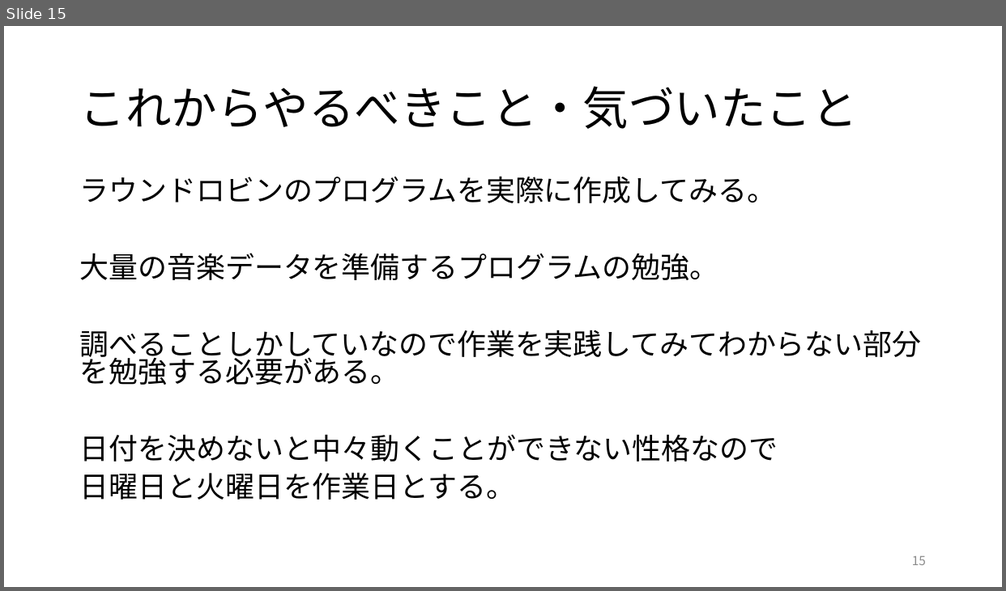
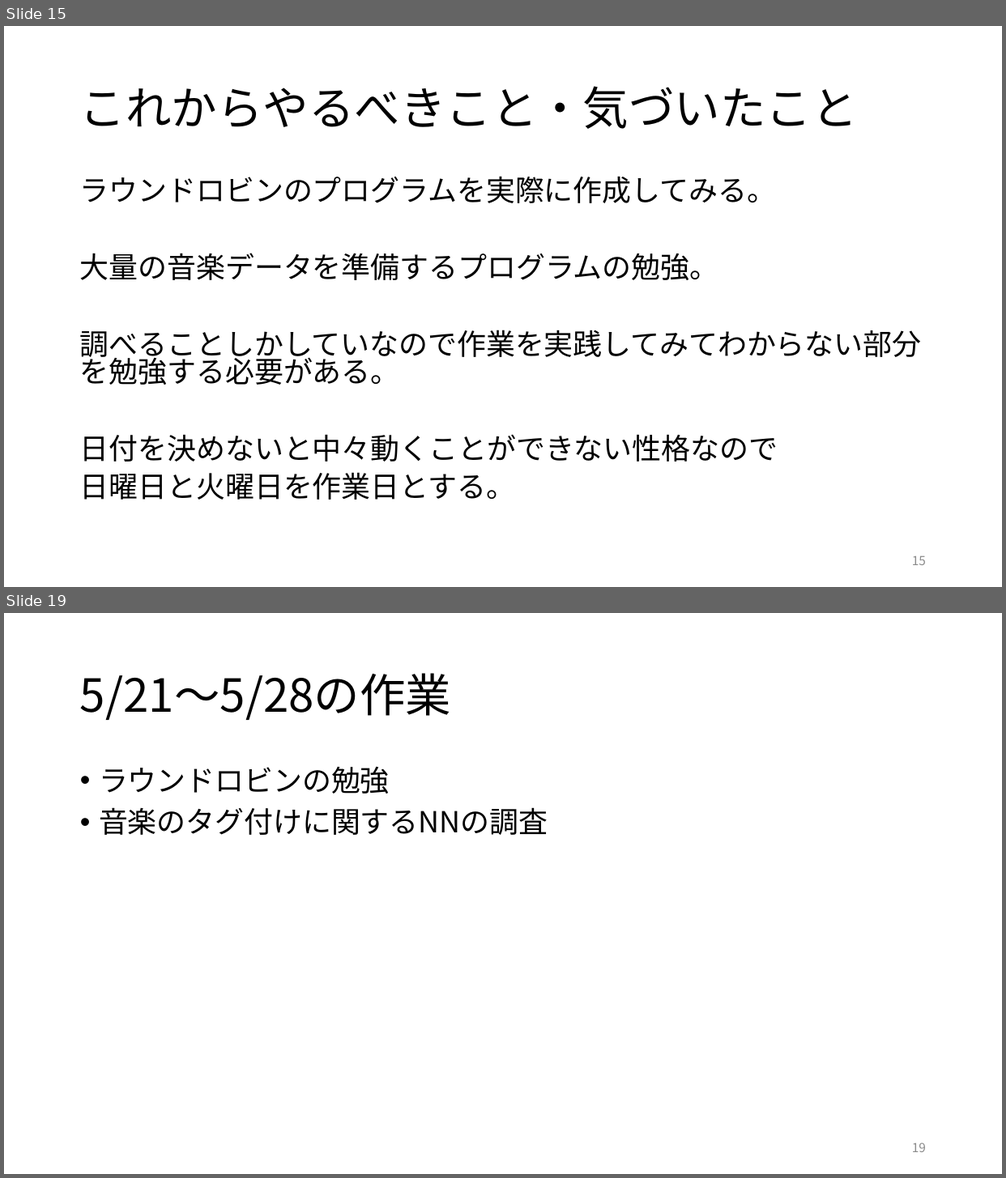
Before and after one commit to kait-takanolab/1821144-yoshii-thesis, a slide deck: 1821144_yoshii_sotsuken.pptx. Shown one above the other, each under a label of ours: slide 15 before the commit, slides 15 and 19 after it; the slides between them are not shown. The pictures are 1006x591 and 1006x1178 pixels, drawn with LibreOffice and Linux fonts; fonts in the diff are those of the drawing. Boxes give left, top, right and bottom in pixels: in the first picture for what was removed or moved away, otherwise in the second. Text is boxed around its words. In the diff, an @@ line names an element or a change of style, - is before the commit and + after.

```diff
--- a/1821144_yoshii_sotsuken.pptx
+++ b/1821144_yoshii_sotsuken.pptx
@@ slide 19 added at [4, 613, 1002, 1174], background #FFFFFF @@
@@ title added at [80, 673, 451, 720], 44 pt, text #000000 @@
+5/21～5/28の作業
@@ text added at [99, 767, 548, 835], 28 pt, text #000000 @@
+• ラウンドロビンの勉強
+• 音楽のタグ付けに関するNNの調査
@@ page number added at [912, 1143, 926, 1152], 12 pt, text #8C8C8C @@
+19
```
Also in this commit, not shown: 5 other slides added.
